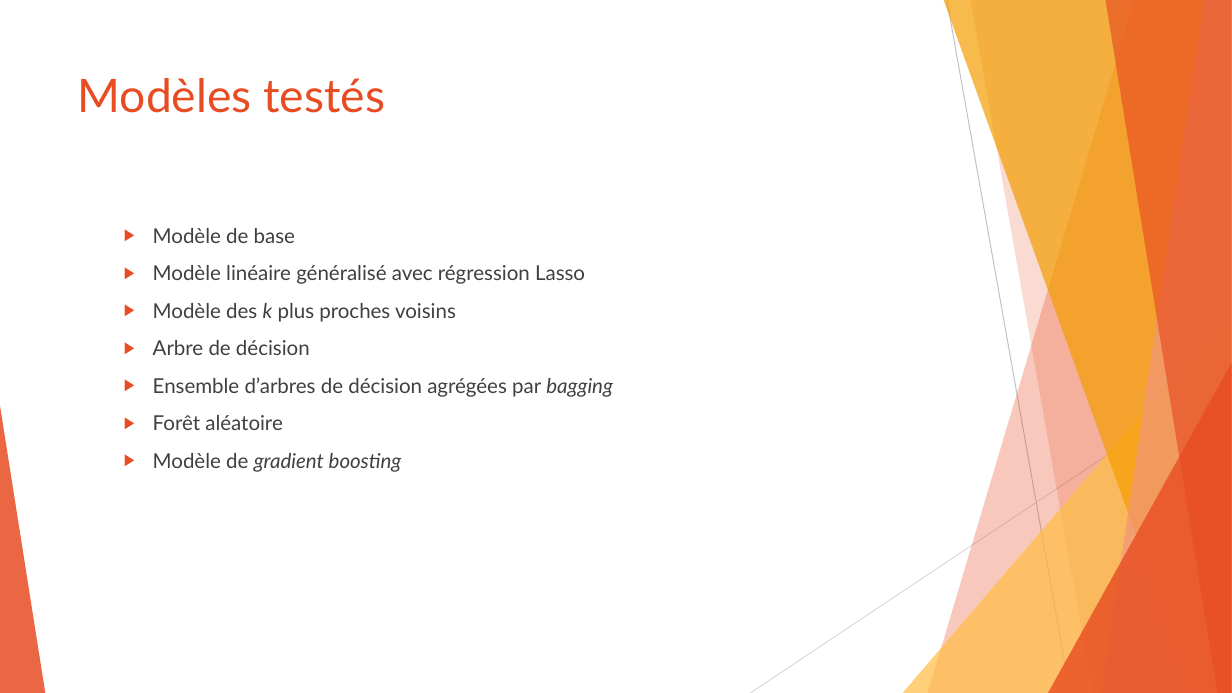
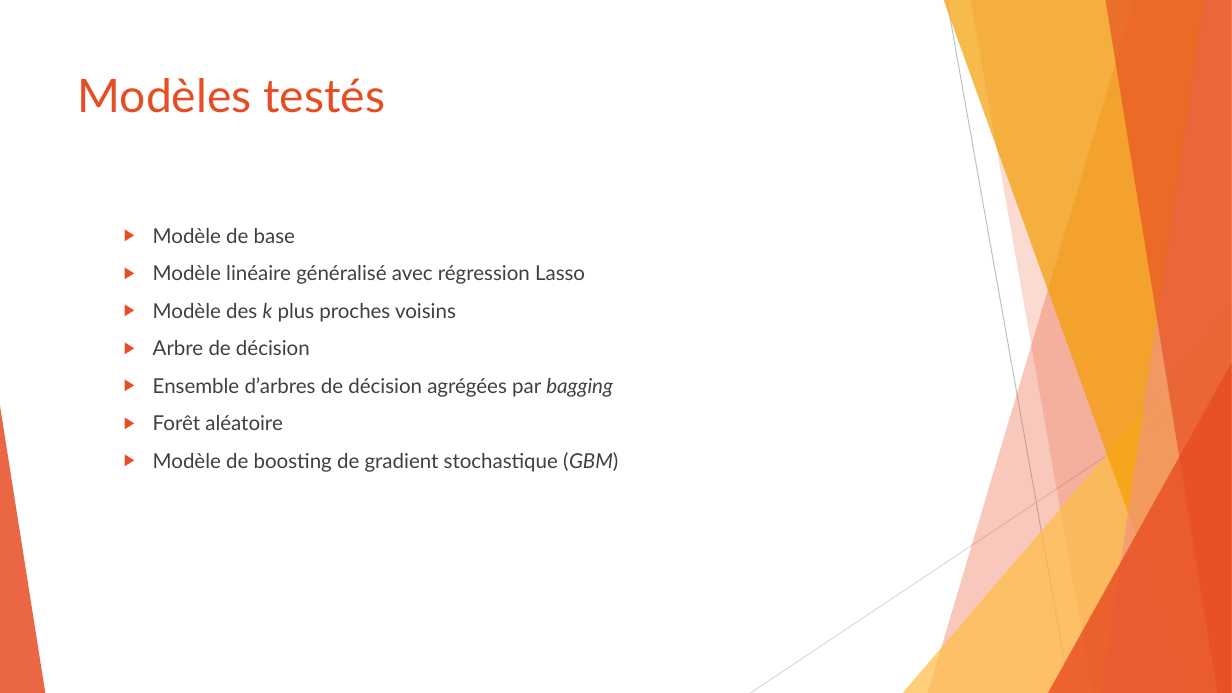
Before and after one commit to SamuelProvencher/TP-Apprentissage, a slide deck: slide 10 of PP.pptx. Drawn at 1232x693 pixels with LibreOffice and Linux fonts; fonts in the diff are those of the drawing. Boxes give left, top, right and bottom in pixels: in the first picture for what was removed or moved away, otherwise in the second. Text is boxed around its words. In the diff, an @@ line names an element or a change of style, - is before the commit and + after.

```diff
--- a/PP.pptx
+++ b/PP.pptx
@@ text at (153, 452, 618, 472): text changed; italic off @@
-  ▶ Modèle de gradient boosting
+  ▶ Modèle de boosting de gradient stochastique (GBM)
```
Also in this commit, not shown: 7 other slides changed, 10 slides added, 1 other file.
